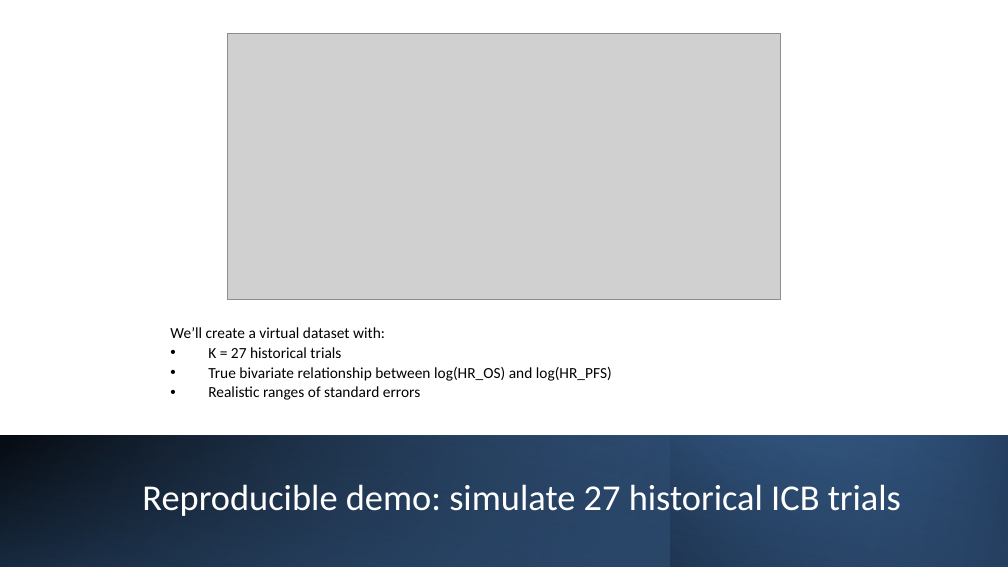
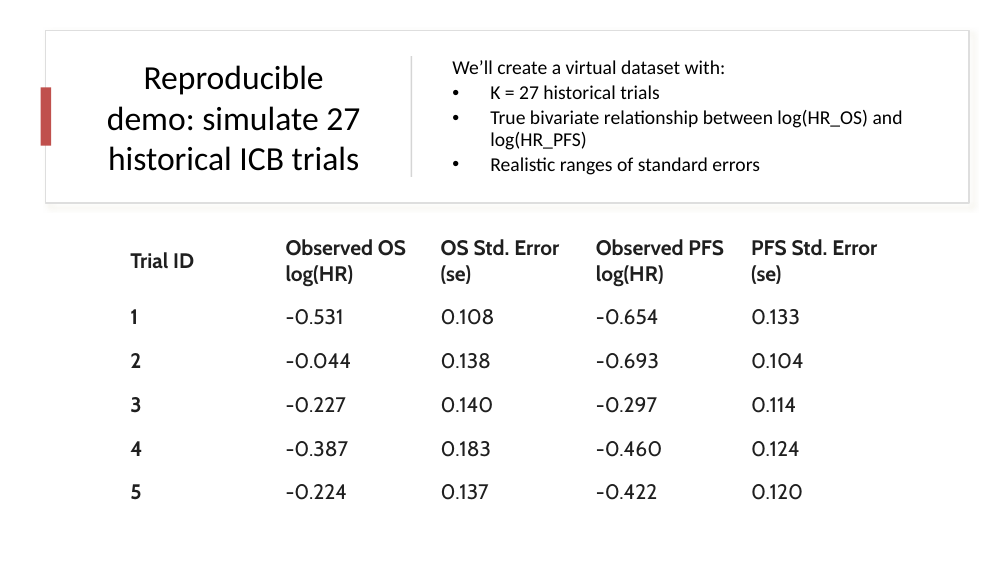
Before and after one commit to JinjieChen19/POS-simulation, a slide deck: slide 15 of PoS draft.pptx (slide 14 before the commit). Drawn at 1008x567 pixels with LibreOffice and Linux fonts; fonts in the diff are those of the drawing; grey boxes stand for pictures. Boxes give left, top, right and bottom in pixels: in the first picture for what was removed or moved away, otherwise in the second. Text is boxed around its words. In the diff, an @@ line names an element or a change of style, - is before the commit and + after.

```diff
--- a/PoS draft.pptx
+++ b/PoS draft.pptx
@@ rectangle added at (45, 30, 969, 203), fill #FFFFFF, outline #DEDEDE 1 pt @@
@@ title "Reproducible demo: simulate 27 historical ...": place and size @@
-title "Reproducible demo: simulate 27 historical ..." at (142, 484, 901, 516)
+title "Reproducible demo: simulate 27 historical ..." at (107, 65, 360, 171)
@@ title "Reproducible demo: simulate 27 historical ..." at (107, 65, 360, 171): size 26 to 24 pt, text colour #FFFFFF to #000000; line spacing 0.9 to 1 @@
@@ picture removed at (227, 33, 780, 299) @@
@@ rectangle added at (411, 56, 412, 177), fill #D5D5D5 @@
@@ text "We’ll create a virtual dataset ...": place and size @@
-text "We’ll create a virtual dataset ..." at (170, 327, 612, 400)
+text "We’ll create a virtual dataset ..." at (452, 60, 903, 175)
@@ text "We’ll create a virtual dataset ..." at (452, 60, 903, 175): size 11 to 14 pt @@
@@ rectangle added at (40, 88, 50, 146), fill #C0504D @@
@@ table added at (120, 226, 896, 514), 6 rows, 5 columns @@
+Trial ID | Observed OS log(HR) | OS Std. Error (se) | Observed PFS log(HR) | PFS Std. Error (se)
+1 | -0.531 | 0.108 | -0.654 | 0.133
+2 | -0.044 | 0.138 | -0.693 | 0.104
+3 | -0.227 | 0.140 | -0.297 | 0.114
+4 | -0.387 | 0.183 | -0.460 | 0.124
+5 | -0.224 | 0.137 | -0.422 | 0.120
@@ rectangle removed at (0, 435, 1008, 566) @@
@@ rectangle removed at (0, 435, 1007, 566) @@
@@ rectangle removed at (0, 435, 1007, 567) @@
@@ rectangle removed at (671, 435, 1008, 566) @@
```
Also in this commit, not shown: 6 other slides changed, 7 slides added, 1 slide removed, 1 other file.
